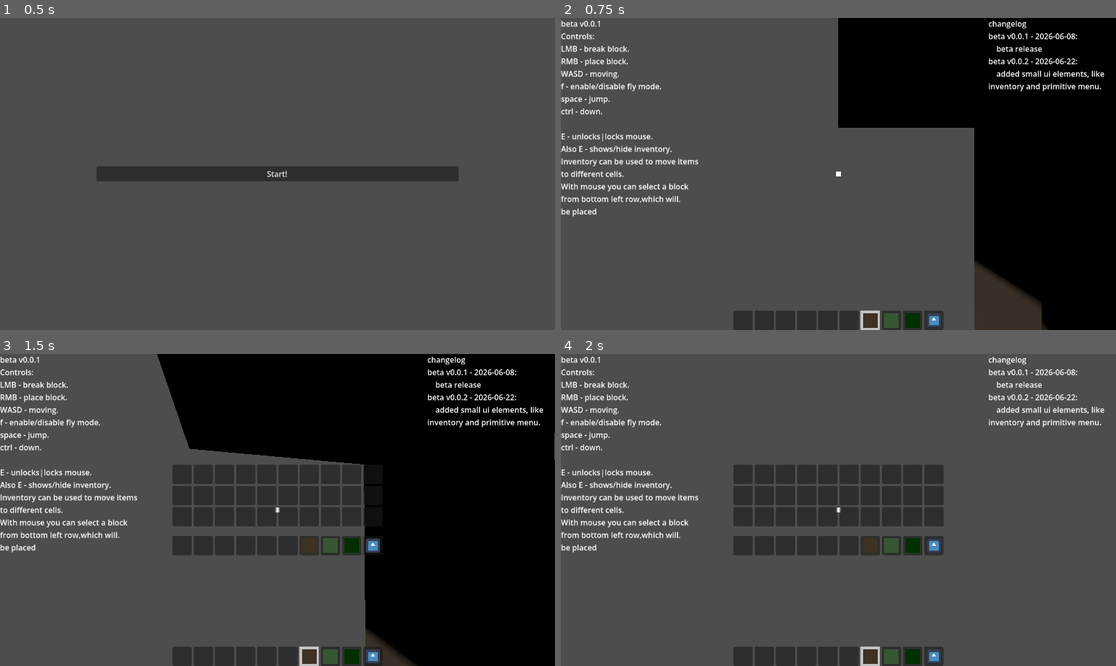
Above: before the commit, frames 1-4 (two rows, left to right).
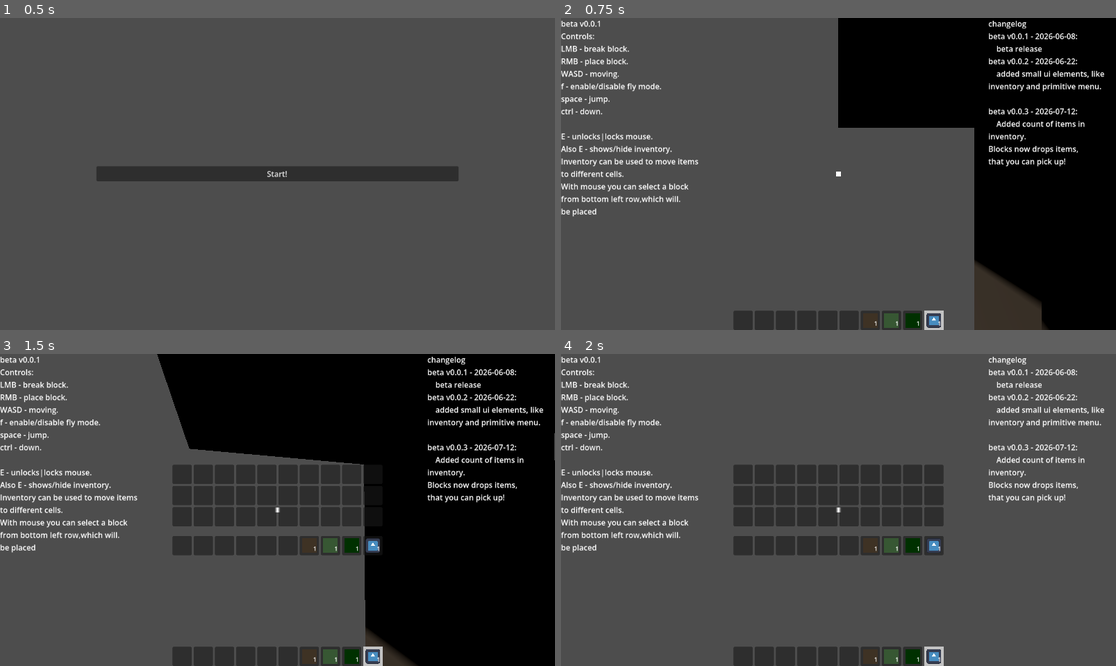
Above: after the commit, the same moments.

Repository: SAANN3/godot-skyblock
Game: Godot game, scene res://ui/mainMenu.tscn
Two runs of this game, one before a commit and one after it. Both use one fixed random seed, a clock stepped at 60 frames per second and the inputs below.
Inputs (mouse positions are in pixels of both pictures, inside the frame that each line leads up to):
- Up to frame 1 (0.5 s): no input
- Up to frame 2 (0.75 s): click "Start!" at 0.5 s
- Up to frame 3 (1.5 s): tap Enter at 1.25 s; move the mouse to (305, 510) at 1.27 s; hold W (forward) from 1.28 s (still down); tap E (e) at 1.35 s
- Up to frame 4 (2 s): keep holding W (forward); tap Space (jump) at 1.52 s; tap F (f) at 1.55 s

Frame 1 is identical in both runs. In frame 2, 0.9% of the frame differs, in the area x 53-95%, y 28-100%; in frame 3, 1.0%; in frame 4, 0.9%.

Commit message:
v0.0.3 - 2026-07-12: Added changelog. Added count of items in inventory. Blocks now drops items, which can be picked up.

Diff:
--- a/geometry/cube.gd
+++ b/geometry/cube.gd
@@ -60,7 +60,7 @@
 ## 'Compiles' cube.
 func to_surface_struct() -> SurfaceStruct:
 	var out: SurfaceStruct = null
-	for i: PlaneHelper in [_up, _down, _left, _right, _front, _back]:
+	for i: PlaneHelper in to_array():
 		if i == null:
 			continue
 		if out == null:
@@ -111,8 +111,8 @@
 	return [
 		_up,
 		_down,
-		_back,
 		_left,
+		_right,
 		_front,
-		_right
+		_back
 	]
--- a/geometry/planeHelper.gd
+++ b/geometry/planeHelper.gd
@@ -58,8 +58,8 @@
 
 func scale(proportions: Vector3) -> void:
 	var points := to_array()
-	for i in range(len(points)):
-		points[i].point = points[i].point * proportions
+	for i: PlanePoint in points:
+		i.point = i.point * proportions
 
 func find_center() -> Vector3:
 	var sum := Vector3.ZERO
--- a/geometry/surfaceStruct.gd
+++ b/geometry/surfaceStruct.gd
@@ -13,3 +13,14 @@
 	self.verts.append_array(struct.verts)
 	self.uvs.append_array(struct.uvs)
 	self.normals.append_array(struct.normals)
+
+## Creates an instance array out of surface struct.
+func compile() -> ArrayMesh:
+	var surface_array := []
+	surface_array.resize(Mesh.ARRAY_MAX)
+	surface_array[Mesh.ARRAY_VERTEX] = verts
+	surface_array[Mesh.ARRAY_TEX_UV] = uvs
+	surface_array[Mesh.ARRAY_NORMAL] = normals
+	var arr_mesh := ArrayMesh.new()
+	arr_mesh.add_surface_from_arrays(Mesh.PRIMITIVE_TRIANGLES, surface_array)
+	return arr_mesh
--- a/levels/skyblock.gd
+++ b/levels/skyblock.gd
@@ -9,9 +9,9 @@
 ## Constructor.
 func _ready() -> void:
 	_resource_system = ResourceSystem.new()
-	var grass: BlockResource = _resource_system.get_resource("grass")
-	var leaf: BlockResource = _resource_system.get_resource("leaf")
-	var wood: BlockResource = _resource_system.get_resource("wood")
+	var grass: BlockObject = _resource_system.get_object("grass")
+	var leaf: BlockObject = _resource_system.get_object("leaf")
+	var wood: BlockObject = _resource_system.get_object("wood")
 	# Create island with 3 chunks 3x3.
 	for i: int in range(0, 3):
 		var offset := Vector3.ZERO
@@ -22,20 +22,17 @@
 		for x: int in range(0, 3):
 			for y: int in range(0, 3):
 				for z: int in range(0, 3):
-					var obj: BlockObject = BlockObject.new(grass.id, grass.texture)
-					obj.place_block(Vector3(x, y, z) + offset, self)
+					grass.clone().place_block(Vector3(x, y, z) + offset, self)
 	# Create a tree.
 	# trunk.
 	for y: int in range(0, 4):
-		var obj: BlockObject = BlockObject.new(wood.id, wood.texture)
-		obj.place_block(Vector3(2, y - 2, -3), self)
+		wood.clone().place_block(Vector3(2, y - 2, -3), self)
 	# leafs
 	for y: int in range(0, 4):
 		var ring_size := 2 if y < 2 else 1
 		for x: int in range(-ring_size, ring_size + 1):
 			for z: int in range(-ring_size, ring_size + 1):
-				var obj: BlockObject = BlockObject.new(leaf.id, leaf.texture)
-				obj.place_block(Vector3(2 + x, y + 2, -3 + z), self)
+				leaf.clone().place_block(Vector3(2 + x, y + 2, -3 + z), self)
 	pass
 	# Spawn player.
 	var player: Player = preload("res://objects/player/player.tscn").instantiate()
--- a/objects/basic.gd
+++ b/objects/basic.gd
@@ -13,3 +13,10 @@
 func slot_texture() -> Texture2D:
 	assert(false, "unimplemented!")
 	return null
+
+## 'Drops' item in the 'world'.
+## world - Where we drop an item.
+## direction - in which direction should item drop.
+## position - at which position object should be created
+func drop(world: Node3D, direction: Vector3, position: Vector3) -> void:
+	DroppedItem.create(self, world, position)
--- a/objects/block.gd
+++ b/objects/block.gd
@@ -13,43 +13,58 @@
 ## Texture of object.
 var _texture: Texture2D
 ## A constructor for a block object.
-func _init(id: String, texture: Texture2D) -> void:
+func _init(id: String, texture: Texture2D, droppable: bool) -> void:
 	self._texture = texture
+	self._droppable = droppable
 	super(id)
 
+## Clones block, creating new instance of it.
+func clone() -> BlockObject:
+	return BlockObject.new(id, _texture, _droppable)
+
 # Switched to using Vector3i because Vector3 with floats gives rounding errors.
-## Places a block in given coordinates and sets its parent to a 'parent'.
-func place_block(pos: Vector3i, parent: Node3D) -> void:
-	assert(!_object.has_value(), "Tried to place already existing block")
-	var block: MeshInstance3D = preload("res://objects/scenes/block.tscn").instantiate()
-	block.position = pos
+
+## Creates self mesh node, which can be used whatever we want.
+## Either block or as dropped item.
+func create_self_node(
+	mesh_container: MeshInstance3D,
+	node_size: Vector3 = Vector3(BLOCK_SIZE, BLOCK_SIZE, BLOCK_SIZE)
+) -> Node3D:
+	var block: MeshInstance3D = mesh_container
 	var material3d := StandardMaterial3D.new()
 	material3d.albedo_texture = _texture
 	block.material_override = material3d
-	# Verts code.
-	var surface_array := []
-	surface_array.resize(Mesh.ARRAY_MAX)
-	var p := CubeHelper.new_from_corner().to_surface_struct()
-	surface_array[Mesh.ARRAY_VERTEX] = p.verts
-	surface_array[Mesh.ARRAY_TEX_UV] = p.uvs
-	surface_array[Mesh.ARRAY_NORMAL] = p.normals
-	var arr_mesh := ArrayMesh.new()
-	arr_mesh.add_surface_from_arrays(Mesh.PRIMITIVE_TRIANGLES, surface_array)
-	block.mesh = arr_mesh
+	var helper := CubeHelper.new_from_corner()
+	helper.scale(node_size)
+	block.mesh = helper.to_surface_struct().compile()
 
+	return block
+
+## Creates block and append colission shapes into it.
+func _create_self_node_w_colission(
+	mesh: MeshInstance3D) -> Node3D:
+	var block := create_self_node(mesh)
 	# Collision.
 	var staticBody := StaticBody3D.new()
 	var shape3D := CollisionShape3D.new()
-	shape3D.shape = BoxShape3D.new()
+	var boxShape := BoxShape3D.new()
+	boxShape.size = Vector3(BLOCK_SIZE_FROM_CENTER * 2, BLOCK_SIZE_FROM_CENTER * 2, BLOCK_SIZE_FROM_CENTER * 2)
+	shape3D.shape = boxShape
 	# Move position of a child, so collision matches actual block
 	shape3D.position = Vector3(BLOCK_SIZE_FROM_CENTER, BLOCK_SIZE_FROM_CENTER, BLOCK_SIZE_FROM_CENTER)
 	staticBody.add_child(shape3D)
 	block.add_child(staticBody)
+	return block
 
+## Places a block in given coordinates and sets its parent to a 'parent'.
+func place_block(pos: Vector3i, parent: Node3D) -> void:
+	assert(!_object.has_value(), "Tried to place already existing block")
+	var block := self._create_self_node_w_colission(preload("res://objects/scenes/block.tscn").instantiate() as MeshInstance3D)
 	# Attach 'self' as metadata to a node3D block.
 	# I don't want to create a separate script, just to put it in Block.
 	block.set_meta("self", self)
 
+	block.position = pos
 	parent.add_child(block)
 	_object.set_value(block)
 
@@ -58,10 +73,11 @@
 func break_block() -> void:
 	var block := _object.get_value()
 	if _droppable:
-		assert(false, "TODO")
-	else:
-		block.free()
-		_object.set_value(null)
+		var offset := block.position + Vector3(BLOCK_SIZE_FROM_CENTER, BLOCK_SIZE_FROM_CENTER, BLOCK_SIZE_FROM_CENTER)
+		drop(block.get_parent_node_3d(), Vector3(0, 0, 0), offset)
+
+	block.free()
+	_object.set_value(null)
 
 ## Hides/Shows block in world.
 ## It doesn't unloads an object, it just hides it, for perfomance reasons.
@@ -95,7 +111,6 @@
  	# Fallback. Not leaving 'else' above in case this thing will break.
 	return current_center + Vector3(0, BLOCK_SIZE, 0)
 
-
 ## Checks if a box with given coordinates and shape could collide with block at given position.
 static func is_colliding_with_box(obj_pos: Vector3, cube: CubeHelper) -> bool:
 	var p := CubeHelper.new_from_corner()
--- /dev/null
+++ b/objects/droppedItem.gd
@@ -0,0 +1,63 @@
+extends Node3D
+
+## A dropped item that can be picked up.
+class_name DroppedItem
+
+## preloaded scene.
+const _scene = preload("res://objects/scenes/DroppedItem.tscn")
+
+## Basic object, which will be in this dropped item.
+var _obj: BasicObject
+
+## Mesh instance that will be holding our item.
+@onready var mesh_instance: MeshInstance3D = $"MeshInstance3D"
+
+## Collision shape.
+@onready var col_shape: CollisionShape3D = $"CollisionShape3D"
+
+## Dropped item size in vector.
+const ITEM_SIZE: Vector3 = Vector3(0.2, 0.2, 0.2)
+## Randomization factor.
+## Offset for position.
+const RANDOM_RANGE: float = 0.4
+
+## A constructor that will be called after instancing.
+func _initialize(obj: BasicObject) -> void:
+	self._obj = obj
+	if obj is BlockObject:
+		var tmp: BlockObject = obj
+		tmp.create_self_node(mesh_instance, ITEM_SIZE)
+		var shape := BoxShape3D.new()
+		shape.size = ITEM_SIZE
+		col_shape.shape = shape
+		col_shape.position += ITEM_SIZE / 2
+	else:
+		assert(false, "Unimplemented type for dropped item")
+
+
+## Constructor that spawns instantiated scene and places it into world.
+static func create(obj: BasicObject, world: Node3D, position: Vector3) -> void:
+	var scene: DroppedItem = _scene.instantiate()
+	world.add_child(scene)
+	scene.global_position = position
+	scene.global_position += Vector3(_rand_offset(), _rand_offset(), _rand_offset() )
+	scene.rotate_y(deg_to_rad(_rand_offset() * 100))
+	scene.rotate_x(deg_to_rad(_rand_offset() * 100))
+	scene._initialize(obj)
+
+
+## Get randomly offset withing range
+static func _rand_offset() -> float:
+	return (randf() * RANDOM_RANGE * 2) - RANDOM_RANGE
+
+## Returns item that we are storing inside, but does not deletes item reference inside.
+func view_obj() -> BasicObject:
+	return self._obj
+
+## Returns item AND deletes item reference, while removing a node3d from scene.
+func pick_obj() -> BasicObject:
+	assert(self._obj != null, "Tried to pick up an empty object")
+	var obj := self._obj
+	self._obj = null
+	self.queue_free()
+	return obj
--- a/objects/player/player.gd
+++ b/objects/player/player.gd
@@ -32,14 +32,13 @@
 ## Separate inventory ui.
 @onready var inventory_ui: Inventory = $"SubViewport/Control/Inventory"
 ## Current selected item. May be null.
-var selected_item: BasicObject
-##
+var selected_item: InventoryData
 ## items data. May be null.
-var inventory_data: Array[BasicObject] = []
+var inventory_data: InventorySystem
 
 ## stub Constructor.
 func _init() -> void:
-	inventory_data.resize(INVENTORY_SIZE)
+	inventory_data = InventorySystem.new(INVENTORY_SIZE)
 
 ## real constructor, for using when player already has been added to a scene.
 func init(resource_system: ResourceSystem, world: Node3D) -> void:
@@ -52,35 +51,38 @@
 	var ids := resource_system.get_ids()
 	for i: int in range(len(ids)):
 		var block: BasicObject = resource_system.get_object(ids[i])
-		inventory_data[len(inventory_data) - i - 1] = block
+		inventory_data.add_item(block)
 
 
-	# May ui process it by itself.
+	# Let ui process it by itself.
 	inventory_ui.init(inventory_data, BAR_SIZE)
 	# Tmp bar init.
-	for i in len(inventory_data.slice(-BAR_SIZE)):
-		var obj: BasicObject = inventory_data.slice(-BAR_SIZE)[i]
-		inventory_bar.set_object(i, obj)
+	var bar_pos := BAR_SIZE - 1
+	for i in range(INVENTORY_SIZE - 1, INVENTORY_SIZE - BAR_SIZE - 1, -1):
+		var obj: InventoryData = inventory_data.get_object(i)
+		inventory_bar.set_object(bar_pos, obj)
 		if !selected_item && obj:
 			selected_item = obj
-			inventory_bar.set_highlight(i)
+			inventory_bar.set_highlight(bar_pos)
 		# Tmp ui handling via mouse, later remove and get keyboard support.
-		inventory_bar.slots[i].gui_input.connect(func (event: InputEvent) -> void:
+		inventory_bar.slots[bar_pos].gui_input.connect(func (event: InputEvent) -> void:
 			if event.is_action_pressed("lmb"):
-				selected_item = inventory_data.slice(-BAR_SIZE)[i]
-				inventory_bar.set_highlight(i)
+				var data := inventory_data.get_object(i)
+				selected_item = data
+				inventory_bar.set_highlight(bar_pos)
 		)
+		bar_pos -= 1
 
 
 ## Notified when in inventory ui obj was changed(Like created, moved, etc...).
 ## 'obj' may be null.
-func _on_inventory_cell_changed(pos: int, obj: BasicObject) -> void:
-	inventory_data[pos] = obj
+func _on_inventory_cell_changed(pos: int, data: InventoryData) -> void:
+	inventory_data.set_object(pos, data)
 	# Check if we should update bottom bar.
-	var right_items_len := len(inventory_data) - pos
+	var right_items_len := inventory_data.size() - pos
 	if right_items_len <= BAR_SIZE:
 		var bar_pos := BAR_SIZE - right_items_len
-		inventory_bar.set_object(bar_pos, obj)
+		inventory_bar.set_object(bar_pos, data)
 
 ## Tries to raycast and get a block with position of colliding, which can be reached.
 func raycast_block() -> OptionalBlockPos:
@@ -92,7 +94,7 @@
 	var result := get_world_3d().direct_space_state.intersect_ray(query)
 	if !result.is_empty():
 		var value: Variant = result["collider"]
-		if value is Node3D:
+		if value is StaticBody3D:
 			var staticBody3D: StaticBody3D = value
 			var maybe_block := staticBody3D.get_parent()
 			if maybe_block.has_meta("self") && maybe_block.get_meta("self") is BlockObject:
@@ -115,7 +117,6 @@
 
 ## Process user physics	with inputs.
 func _physics_process(delta: float) -> void:
-	var texture := preload("res://storage/objects/grass.tres")
 
 	if is_on_floor():
 		gravity_force = 0
@@ -131,11 +132,12 @@
 	elif Input.is_action_just_pressed("rmb") && selected_item:
 		var opt_block := raycast_block()
 		if opt_block.has_value():
-			var obj: BlockObject = BlockObject.new(selected_item.id, selected_item.slot_texture())
+			var obj: BlockObject = (selected_item.object as BlockObject).clone()
 			var block := opt_block.get_value()
 			var new_pos: Vector3 = block.get_1().next_block_pos(block.get_2())
 			# Block building inside player
 			if !BlockObject.is_colliding_with_box(new_pos, _to_cube_col()):
+				selected_item.amount -= 1
 				obj.place_block(new_pos, world)
 
 	elif Input.is_action_pressed("lmb"):
@@ -151,6 +153,9 @@
 	if Input.is_action_just_pressed("e"):
 		inventory_ui.visible = !inventory_ui.visible
 		Input.set_mouse_mode(Input.MOUSE_MODE_CAPTURED if Input.mouse_mode == 0 else 0)
+
+	if Input.is_action_just_pressed("q"):
+		pass
 
 	if !is_flying && !is_on_floor():
 		gravity_force = clampf(gravity_force - GRAVITY, -120, 200)
@@ -168,3 +173,10 @@
 		var diff: Vector2 = -pos
 		camera.rotation.x = clampf(camera.rotation.x + (diff.y * SENSIVITY), deg_to_rad(-90), deg_to_rad(90))
 		rotate_y(diff.x * SENSIVITY)
+
+## Allows to pick up a dropped item
+func _on_pickup_range_body_entered(body: Node3D) -> void:
+	if body is DroppedItem:
+		var item: DroppedItem = body
+		if inventory_data.can_insert(item.view_obj()):
+			inventory_data.add_item(item.pick_obj())
--- a/objects/player/player.tscn
+++ b/objects/player/player.tscn
@@ -9,7 +9,11 @@
 radius = 0.35
 height = 1.95
 
-[node name="Player" type="CharacterBody3D" unique_id=333527802]
+[sub_resource type="CapsuleShape3D" id="CapsuleShape3D_ssrue"]
+radius = 1.0
+height = 2.5
+
+[node name="Player" type="CharacterBody3D" unique_id=333527802 groups=["player"]]
 script = ExtResource("1_cqmt1")
 
 [node name="Camera3D" type="Camera3D" parent="." unique_id=637594330]
@@ -43,7 +47,13 @@
     beta release
 beta v0.0.2 - 2026-06-22:
     added small ui elements, like
-inventory and primitive menu."
+inventory and primitive menu.
+
+beta v0.0.3 - 2026-07-12:
+    Added count of items in
+inventory.
+	Blocks now drops items,
+that you can pick up!"
 
 [node name="Label" type="Label" parent="SubViewport/Control" unique_id=1006900201]
 layout_mode = 1
@@ -96,3 +106,11 @@
 visible = false
 layout_mode = 1
 mouse_filter = 2
+
+[node name="pickupRange" type="Area3D" parent="." unique_id=1437987719]
+collision_mask = 2
+
+[node name="CollisionShape3D" type="CollisionShape3D" parent="pickupRange" unique_id=67807017]
+shape = SubResource("CapsuleShape3D_ssrue")
+
+[connection signal="body_entered" from="pickupRange" to="." method="_on_pickup_range_body_entered"]
--- /dev/null
+++ b/objects/scenes/DroppedItem.tscn
@@ -0,0 +1,16 @@
+[gd_scene format=3 uid="uid://bwtahabibaq25"]
+
+[ext_resource type="Script" uid="uid://b2mrx5onetcv1" path="res://objects/droppedItem.gd" id="1_ekxse"]
+
+[sub_resource type="ArrayMesh" id="ArrayMesh_ekxse"]
+
+[node name="DroppedObject" type="RigidBody3D" unique_id=85405560]
+collision_layer = 2
+collision_mask = 3
+can_sleep = false
+script = ExtResource("1_ekxse")
+
+[node name="MeshInstance3D" type="MeshInstance3D" parent="." unique_id=1681216348]
+mesh = SubResource("ArrayMesh_ekxse")
+
+[node name="CollisionShape3D" type="CollisionShape3D" parent="." unique_id=1316542863 groups=["droppedItem"]]
--- a/project.godot
+++ b/project.godot
@@ -27,6 +27,7 @@
 [global_group]
 
 player="A group player for colissions"
+droppedItem="A dropped item laying on the ground"
 
 [input]
 
@@ -80,10 +81,16 @@
 "events": [Object(InputEventKey,"resource_local_to_scene":false,"resource_name":"","device":-1,"window_id":0,"alt_press …(192 unchanged characters)…
 ]
 }
+q={
+"deadzone": 0.2,
+"events": [Object(InputEventKey,"resource_local_to_scene":false,"resource_name":"","device":-1,"window_id":0,"alt_pressed":false,"shift_pressed":false,"ctrl_pressed":false,"meta_pressed":false,"pressed":false,"keycode":0,"physical_keycode":81,"key_label":0,"unicode":113,"location":0,"echo":false,"script":null)
+]
+}
 
 [layer_names]
 
 3d_physics/layer_1="Player"
+3d_physics/layer_2="DroppedItem"
 
 [physics]
 
--- a/services/resourceSystem.gd
+++ b/services/resourceSystem.gd
@@ -36,7 +36,7 @@
 func get_objects() -> Dictionary[String, BasicObject]:
 	var out: Dictionary[String, BasicObject] = {}
 	for i: String in _data:
-		pass
+		out[i] = get_object(i)
 	return out
 
 ## Returns an object for given id.
@@ -46,7 +46,7 @@
 	match res.type:
 		BasicResource.Types.Block:
 			var typed: BlockResource = res
-			return BlockObject.new(typed.id, typed.texture)
+			return BlockObject.new(typed.id, typed.texture, typed.droppable)
 
 	assert(false, "Unknown object type {0}".format([res.type]))
 	return null
--- a/services/resources/block.gd
+++ b/services/resources/block.gd
@@ -4,6 +4,8 @@
 
 ## A single texture, which will be used for anything, related to this block.
 @export var texture: Texture2D = null
+## Can this block be dropped when breaked? Default is true.
+@export var droppable: bool = true
 ## Override parent data.
 func _init() -> void:
 	super(Types.Block)
--- a/ui/inventory/inventory.gd
+++ b/ui/inventory/inventory.gd
@@ -13,20 +13,23 @@
 class SlotInfo:
 	var slot: InventorySlot
 	var position: int
-	func _init(slot: InventorySlot, position: int) -> void:
+	var amount: int
+	func _init(slot: InventorySlot, position: int, amount: int) -> void:
 		self.slot = slot
 		self.position = position
+		self.amount = amount
+
 ## Selected slot that we are currently holding.
 var currently_holding: SlotInfo = null
 ## A signal emitted when a cell was modified from ui side.
 ## Returns position of cell and obj, that currently inside of it.
 ## Obj can be null.
-signal inventory_cell_changed(pos: int, obj: BasicObject)
+signal inventory_cell_changed(pos: int, obj: InventoryData)
 
 ## Init, after we already have been added to the scene.
 ## 'inventory' - current user inventory state from which we will create a ui slots.
-func init(items: Array[BasicObject], bar_size: int) -> void:
-	var inventory_len: int = len(items)
+func init(inventory: InventorySystem, bar_size: int) -> void:
+	var inventory_len: int = inventory.size()
 	# create slots.
 	var scene := preload("res://ui/inventory/inventorySlot.tscn")
 	if inventory_len - bar_size > 0:
@@ -44,12 +47,12 @@
 			_bar_slot_container.add_child(slot)
 			_inventory_slots.append(slot)
 	# Fill them.
-	for i in len(items):
-		set_inventory_object(i, items[i])
+	for i in range(inventory_len):
+		set_inventory_object(i, inventory.get_object(i))
 
 ## Sets objects for slot in bar.
 ## 'object' may be null.
-func set_inventory_object(pos: int, object: BasicObject) -> void:
+func set_inventory_object(pos: int, object: InventoryData) -> void:
 	_inventory_slots[pos].set_object(object)
 
 
@@ -82,6 +85,6 @@
 	for i: int in range(len(_inventory_slots)):
 		var item := _inventory_slots[i]
 		if item.get_global_rect().has_point(mouse_pos):
-			return SlotInfo.new(item, i)
+			return SlotInfo.new(item, i, 1)
 
 	return null
--- a/ui/inventory/inventoryBar.gd
+++ b/ui/inventory/inventoryBar.gd
@@ -21,5 +21,5 @@
 	slots[pos].set_highlight(true)
 
 ## Sets objects for slot
-func set_object(pos: int, object: BasicObject = null) -> void:
+func set_object(pos: int, object: InventoryData = null) -> void:
 	slots[pos].set_object(object)
--- /dev/null
+++ b/ui/inventory/inventoryData.gd
@@ -0,0 +1,23 @@
+extends RefCounted
+
+## A basic struct for inventory data.
+class_name InventoryData
+
+## Basic object stored within.
+var object: BasicObject
+
+## Amount of object stored.
+var amount: int:
+	set(_amount):
+		amount = _amount
+		amount_changed.emit(_amount)
+	get:
+		return amount
+
+## Signal, emitted when amount is updated.
+signal amount_changed(amount: int)
+
+## Basic constructor
+func _init(object: BasicObject, amount: int = 1) -> void:
+	self.object = object
+	self.amount = amount
--- a/ui/inventory/inventorySlot.gd
+++ b/ui/inventory/inventorySlot.gd
@@ -6,8 +6,10 @@
 @onready var _texture_rect: TextureRect = $"PanelContainer/MarginContainer/TextureRect"
 ## Panel container.
 @onready var _panel: PanelContainer = $"PanelContainer"
-## object to show in cell. May be null.
-var _object: BasicObject
+## Amount label.
+@onready var _amount: Label = $"PanelContainer/MarginContainer/amount"
+## Inventory data to show in cell. May be null.
+var _object: InventoryData
 ## Check if slot is higlighted.
 var _highlighted: bool
 ## Normal, basic position of [method get_ui_object].
@@ -26,15 +28,22 @@
 
 ## Replace object for panel.
 ## 'object' may be null.
-func set_object(object: BasicObject = null) -> void:
+func set_object(object: InventoryData = null) -> void:
+	if _object:
+		_object.amount_changed.disconnect(_set_amount)
+
 	_object = object
 	if object:
-		_texture_rect.texture = object.slot_texture()
+		_object.amount_changed.connect(_set_amount)
+		_set_amount(object.amount)
+		_amount.show()
+		_texture_rect.texture = object.object.slot_texture()
 	else:
+		_amount.hide()
 		_texture_rect.texture = null
 
 ## Returns object that currently in slot. May be null.
-func get_object() -> BasicObject:
+func get_object() -> InventoryData:
 	return _object
 
 ## Return ui node, that contain only ui related nodes for object, and not panel.
@@ -55,3 +64,7 @@
 func _process(delta: float) -> void:
 	if _drag_mode == true:
 		get_ui_object().global_position = get_global_mouse_position()
+
+## Sets amount ui label.
+func _set_amount(amount: int) -> void:
+	_amount.text = "{0}".format([amount])
--- a/ui/inventory/inventorySlot.tscn
+++ b/ui/inventory/inventorySlot.tscn
@@ -29,3 +29,10 @@
 [node name="TextureRect" type="TextureRect" parent="PanelContainer/MarginContainer" unique_id=892801765]
 layout_mode = 2
 expand_mode = 1
+
+[node name="amount" type="Label" parent="PanelContainer/MarginContainer" unique_id=1146703972]
+layout_mode = 2
+size_flags_horizontal = 8
+size_flags_vertical = 8
+theme_override_font_sizes/font_size = 12
+text = " 999"
--- /dev/null
+++ b/ui/inventory/inventorySystem.gd
@@ -0,0 +1,77 @@
+extends RefCounted
+
+## A system for handling storing objects stuff.
+class_name InventorySystem
+
+## Stored items within ours. Some items may be null.
+## All assumptions will be based on array length. So it should be resized at start.
+var _data: Array[InventoryData] = []
+
+## Max items length
+var _size: int
+
+## A mapped items for fast-access
+## map: key_id = InventoryData
+var _mapped_data: Dictionary[String, InventoryData] = {}
+
+## Empty slots that can be filled with any item.
+var _empty_slots: int
+
+
+
+## Constructor
+func _init(size: int, data: Array[InventoryData] = []) -> void:
+	self._data = data
+	self._data.resize(size)
+
+	_empty_slots = 0
+	## Prepare data.
+	for pos: int in range(len(_data)):
+			var item: InventoryData = _data[pos]
+			if item == null:
+				_empty_slots += 1
+			else:
+				_mapped_data[item.object.id] = item
+	self._size = size
+
+## Will add a new object to inventory.
+func add_item(object: BasicObject) -> void:
+	if _mapped_data.has(object.id):
+		# TODO handle later max stack amount.
+		_mapped_data[object.id].amount += 1
+		return
+	elif _empty_slots > 0:
+		# Maybe optimize instead of looping through inventory(?)
+		for pos: int in range(len(_data) - 1, -1, -1):
+			var item: InventoryData = _data[pos]
+			if item == null:
+				_empty_slots -= 1
+				_data[pos] = InventoryData.new(object, 1)
+				_mapped_data[object.id] = _data[pos]
+				return
+	assert(false, "Theres not enough slots!")
+
+## Returns inventory size.
+func size() -> int:
+	return _size
+
+## Checks, if can insert an item into ourself.
+func can_insert(object: BasicObject) -> bool:
+	# Try to find existing object.
+	if _mapped_data.has(object.id):
+		# TODO handle later max stack amount.
+		return true
+	elif _empty_slots > 0:
+		return true
+	else:
+		return false
+
+## Get object for given position.
+## May return null, which means that cell is empty.
+func get_object(pos: int) -> InventoryData:
+	return _data[pos]
+
+## Inserts object into given position.
+## This function ignores what was inside cell previously.
+func set_object(pos: int, data: InventoryData = null) -> void:
+	_data[pos] = data
Not shown, added: objects/droppedItem.gd.uid
Binary file added: readme/funny_tower_0_0_2.gif
Not shown, added: ui/inventory/inventoryData.gd.uid
Not shown, added: ui/inventory/inventorySystem.gd.uid
Not shown, added: CHANGELOG.md
